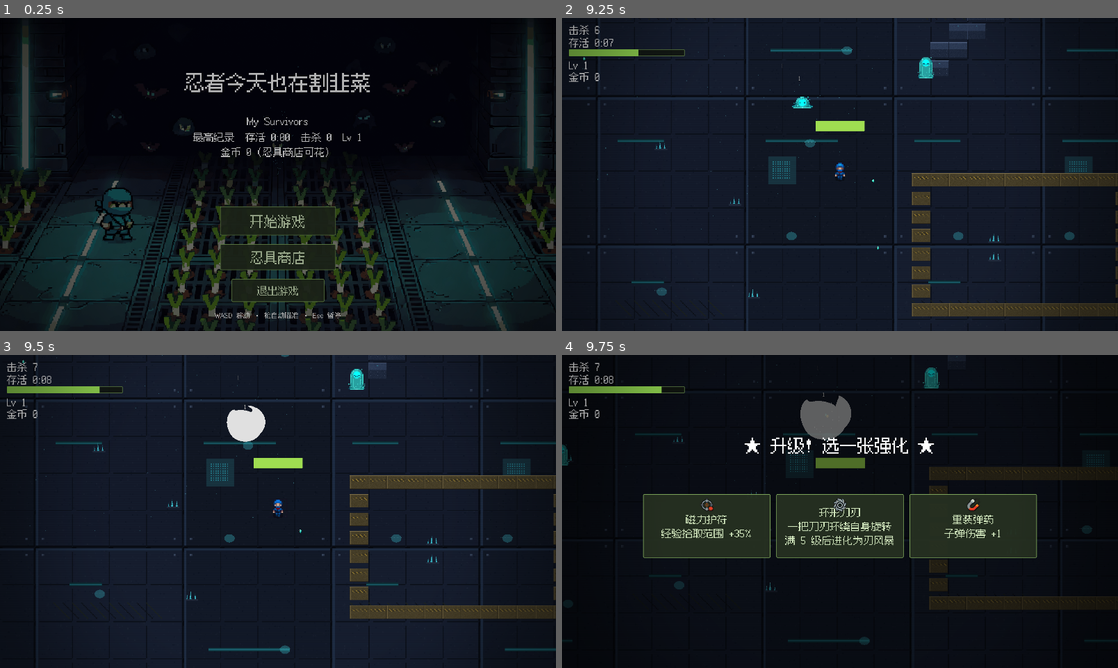
Above: before the commit, frames 1-4 (two rows, left to right).
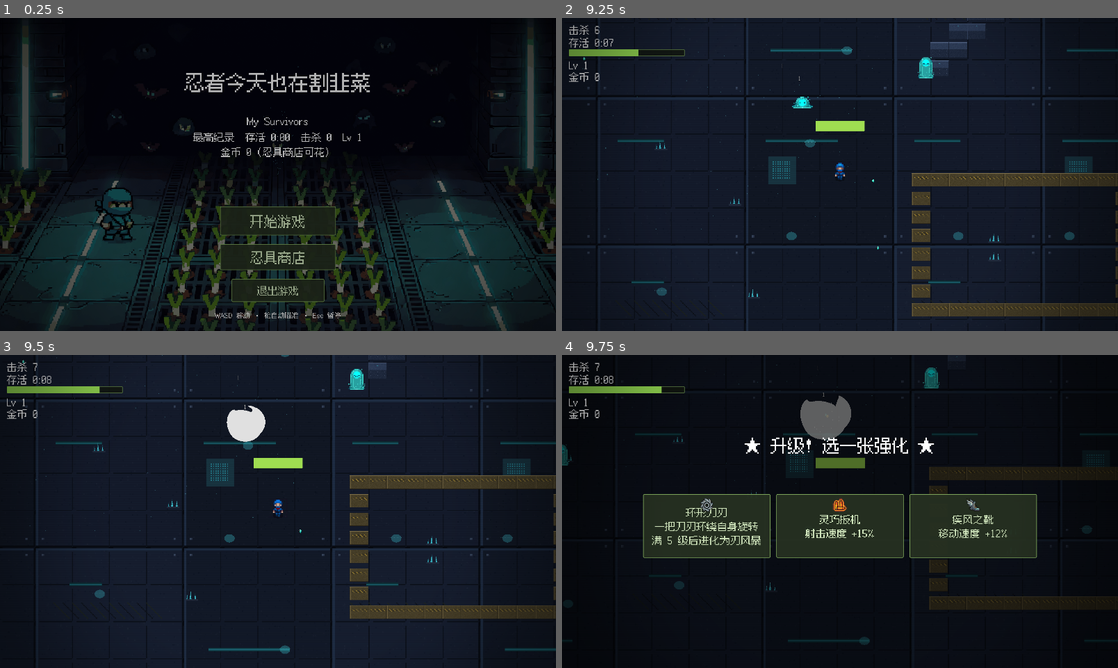
Above: after the commit, the same moments.

Repository: dkvkvk/my-survivors
Game: Godot game, scene res://main_menu.tscn
Two runs of this game, one before a commit and one after it. Both use one fixed random seed, a clock stepped at 60 frames per second and the inputs below. Sound files missing from this copy of the repository are replaced by a short silence.
Inputs:
- Up to frame 1 (0.25 s): no input
- Up to frame 2 (9.25 s): click "开始游戏" at 0.5 s; tap Enter at 1.25 s; hold D (move_right) 1.28-2.03 s; tap R every 0.75 s from 1.35 to 8.85 s; hold S (move_down) 2.03-2.78 s; hold D (move_right) 2.78-3.53 s; hold W (move_up) 3.53-4.28 s; hold A (move_left) 4.28-5.78 s; hold S (move_down) 5.78-6.53 s; hold D (move_right) 6.53-7.28 s; hold W (move_up) 7.28-8.03 s; hold D (move_right) 8.03-8.78 s; hold S (move_down) from 8.78 s (still down)
- Up to frame 3 (9.5 s): keep holding S (move_down)
- Up to frame 4 (9.75 s): release S (move_down) at 9.53 s; hold A (move_left) from 9.53 s (still down); tap R at 9.6 s

Frames 1-3 are identical in both runs. In frame 4, 1.7% of the frame differs, in the area x 16-81%, y 45-61%.

Commit message:
新增武器卡「链式闪电」：命中后在敌人间跳跃（P5）
玩法：任意一次命中（子弹/飞刀）作为触发源，从命中点开始，在 220px 内
依次跳向最近的敌人，逐跳伤害衰减，电弧纯代码绘制（不依赖美术素材）。
满 5 级后第 6 张同名卡进化为「雷神之怒」：跳跃 +2、衰减放缓。

实现：
- chain_lightning.gd/.tscn：新武器节点，挂在 Player 下（%ChainLightning）
  索敌走 get_tree().get_nodes_in_group("mobs")，mob.gd 加 mobs 分组
- balance.gd：CHAIN_* 与 CHAIN_EVOLVE_* 数值集中定义
- upgrades.gd：卡池加一行（第 9 张卡）
- player.gd：chain_level 字段 + apply_upgrade 分支 + _try_evolve 分支 + on_weapon_hit 入口
- bullet_2d.gd / orbit_blades.gd：命中时把事件喂给 on_weapon_hit（无此卡时空操作）

视觉：四层叠绘（柔光→中光→青色电芯→近白芯）+ 每跳落点爆闪，
段数与抖动随距离变化，做出电的毛刺感。

验证：
- headless 运行时 SCRIPT ERROR 0
- 断言测试：level5 进化后 5 跳、索敌 4/5 只怪均命中，伤害 5→2→1→1→1（符合衰减公式）
- viewport 截图确认电弧渲染正常

文档：新增 ART_PROMPTS.md（待生成素材的逐张提示词）与 ROADMAP.md（分批路线图）

Diff:
--- a/balance.gd
+++ b/balance.gd
@@ -72,6 +72,18 @@
 # 分裂弹头（U6）：手枪额外弹丸围绕瞄准方向的散射间隔
 const BULLET_SPREAD_DEG := 12.0
 
+# 链式闪电（P5）：命中敌人后在附近敌人之间跳跃，逐跳衰减。
+# 触发源是"任何一次命中"（子弹/飞刀），所以它吃现有武器的频率，不单独占一个开火节奏。
+const CHAIN_TRIGGER_CD := 0.25  # 触发冷却，防止连发时每颗子弹都拉一次电弧
+const CHAIN_RANGE := 220.0  # 跳向下一只敌人的最大距离
+const CHAIN_BASE_JUMPS := 2  # 1 级时跳跃次数
+const CHAIN_JUMP_STEP := 1  # 每升 1 级的跳跃次数增量
+const CHAIN_BASE_DAMAGE := 1  # 第一跳伤害
+const CHAIN_DAMAGE_STEP := 1  # 每升 1 级的伤害增量
+const CHAIN_FALLOFF := 0.5  # 每跳伤害衰减比例（0.5 = 每跳减半）
+const CHAIN_LINE_LIFE := 0.18  # 电弧残留时间（秒）
+const CHAIN_LINE_JITTER := 9.0  # 电弧抖动幅度（像素）
+
 # 武器进化（P3）：同名武器卡抽满 EVOLVE_LEVEL 级后，再来一张触发进化。
 # 进化后该卡从三选一卡池移除。
 const EVOLVE_LEVEL := 5
@@ -85,6 +97,9 @@
 # 分裂弹头 → 手里剑大师
 const GUN_EVOLVE_EXTRA_BULLETS := 2
 const GUN_EVOLVE_FIRE_RATE_MULT := 1.2
+# 链式闪电 → 雷神之怒
+const CHAIN_EVOLVE_EXTRA_JUMPS := 2  # 跳跃次数 +2
+const CHAIN_EVOLVE_FALLOFF := 0.3  # 衰减放缓（0.3 = 每跳只减三成）
 
 # 首领（P4）：每 BOSS_INTERVAL 秒来袭一只，血量按来过几只递增。
 # 三段循环 AI：追击 3s → 蓄力 0.7s（闪白预示）→ 冲锋 0.8s（3.2 倍速直线）。
--- a/bullet_2d.gd
+++ b/bullet_2d.gd
@@ -6,6 +6,8 @@
 var travelled_distance = 0
 var damage := 1  # 由枪在生成时写入，吃升级加成
 var _star: Sprite2D
+
+@onready var player: CharacterBody2D = get_node("/root/Game/Player")
 
 
 func _ready():
@@ -34,3 +36,5 @@
 		# 沿弹道方向击退
 		var kb := Vector2.RIGHT.rotated(rotation) * Balance.KNOCKBACK_BULLET
 		body.call_deferred("take_damage", damage, kb)
+		# 命中事件喂给链式闪电（没这张卡时是空操作）
+		player.call_deferred("on_weapon_hit", body.global_position)
--- /dev/null
+++ b/chain_lightning.gd
@@ -0,0 +1,131 @@
+extends Node2D
+
+## 链式闪电（P5）：任意一次命中（子弹/飞刀）作为触发源，
+## 从命中点开始，在 CHAIN_RANGE 内依次跳向最近的敌人，逐跳衰减。
+## 电弧纯代码绘制（锯齿折线），不依赖美术素材；数值见 balance.gd 的 CHAIN_*。
+
+
+var level := 0
+var evolved := false  # 雷神之怒形态
+var _cooldown := 0.0
+var _lines: Array = []  # 每段电弧：{"from":Vector2, "to":Vector2, "points":PackedVector2Array, "life":float}
+
+
+## 抽到"链式闪电"卡时由 player.gd 调用；level 从 1 开始
+func configure(p_level: int) -> void:
+	level = p_level
+
+
+## 进化：雷神之怒——跳跃次数增加、伤害衰减放缓
+func evolve() -> void:
+	if evolved:
+		return
+	evolved = true
+	Juice.pop(self, 1.6, 0.4)
+
+
+## 命中触发入口（由 bullet_2d / orbit_blades 调用）
+func on_hit(pos: Vector2) -> void:
+	if level <= 0 or _cooldown > 0.0:
+		return
+	_cooldown = Balance.CHAIN_TRIGGER_CD
+	_strike(pos)
+
+
+func _strike(origin: Vector2) -> void:
+	var jumps: int = Balance.CHAIN_BASE_JUMPS + Balance.CHAIN_JUMP_STEP * (level - 1)
+	var falloff: float = Balance.CHAIN_FALLOFF
+	if evolved:
+		jumps += Balance.CHAIN_EVOLVE_EXTRA_JUMPS
+		falloff = Balance.CHAIN_EVOLVE_FALLOFF
+
+	var damage: float = float(Balance.CHAIN_BASE_DAMAGE + Balance.CHAIN_DAMAGE_STEP * (level - 1))
+	var hit_ids := {}
+	var from := origin
+
+	for i in jumps:
+		var target := _nearest_mob(from, hit_ids)
+		if target == null:
+			break
+		hit_ids[target.get_instance_id()] = true
+		var to: Vector2 = target.global_position
+		_add_arc(from, to)
+		target.call_deferred("take_damage", int(round(damage)))
+		from = to
+		damage *= falloff
+		# 至少保留 1 点伤害，避免高跳数时变成 0
+		damage = maxf(damage, 1.0)
+
+
+## 在 from 周围 CHAIN_RANGE 内找最近的、还没被这条链打过的敌人
+func _nearest_mob(from: Vector2, exclude: Dictionary) -> Node2D:
+	var best: Node2D = null
+	var best_dist := Balance.CHAIN_RANGE
+	for mob in get_tree().get_nodes_in_group("mobs"):
+		if not is_instance_valid(mob) or not (mob is Node2D):
+			continue
+		if exclude.has(mob.get_instance_id()):
+			continue
+		if not mob.has_method("take_damage"):
+			continue
+		var d: float = from.distance_to(mob.global_position)
+		if d < best_dist:
+			best_dist = d
+			best = mob
+	return best
+
+
+func _add_arc(from: Vector2, to: Vector2) -> void:
+	_lines.append({
+		"from": from,
+		"to": to,
+		"points": _jagged(from, to),
+		"life": Balance.CHAIN_LINE_LIFE,
+	})
+	queue_redraw()
+
+
+## 生成一条锯齿折线：把直线均分成若干段，中间点做垂直方向抖动
+func _jagged(from: Vector2, to: Vector2) -> PackedVector2Array:
+	var pts := PackedVector2Array()
+	var dir := to - from
+	var dist := dir.length()
+	var perp := Vector2(-dir.y, dir.x).normalized()
+	# 段数随距离增加，长弧抖得更多；每段振幅随机，做出电的"毛刺"感
+	var segs: int = clampi(int(dist / 26.0), 4, 12)
+	for i in segs + 1:
+		var t := float(i) / float(segs)
+		var p := from.lerp(to, t)
+		if i > 0 and i < segs:
+			var amp: float = Balance.CHAIN_LINE_JITTER * randf_range(0.35, 1.0)
+			p += perp * randf_range(-amp, amp)
+		pts.append(p)
+	return pts
+
+
+func _process(delta: float) -> void:
+	_cooldown = maxf(0.0, _cooldown - delta)
+	if _lines.is_empty():
+		return
+	var alive: Array = []
+	for arc in _lines:
+		arc["life"] -= delta
+		if arc["life"] > 0.0:
+			alive.append(arc)
+	_lines = alive
+	queue_redraw()
+
+
+func _draw() -> void:
+	for arc in _lines:
+		var a: float = clampf(arc["life"] / Balance.CHAIN_LINE_LIFE, 0.0, 1.0)
+		var pts: PackedVector2Array = arc["points"]
+		# 由外到内叠四层：柔光 → 中光 → 青色电芯 → 近白芯，做出"电"的辉光层次
+		draw_polyline(pts, Color(0.20, 0.55, 1.0, a * 0.20), 26.0, true)
+		draw_polyline(pts, Color(0.30, 0.78, 1.0, a * 0.42), 15.0, true)
+		draw_polyline(pts, Color(0.62, 0.95, 1.0, a * 0.95), 7.0, true)
+		draw_polyline(pts, Color(1.0, 1.0, 1.0, a), 3.0, true)
+		# 落点爆闪，强调"打到这只怪"
+		draw_circle(arc["to"], 14.0 * a + 3.0, Color(0.55, 0.90, 1.0, a * 0.35))
+		draw_circle(arc["to"], 8.0 * a + 2.0, Color(0.80, 0.97, 1.0, a * 0.65))
+		draw_circle(arc["to"], 4.0 * a + 1.0, Color(1.0, 1.0, 1.0, a))
--- /dev/null
+++ b/chain_lightning.tscn
@@ -0,0 +1,6 @@
+[gd_scene format=3]
+
+[ext_resource type="Script" path="res://chain_lightning.gd" id="1_chain"]
+
+[node name="ChainLightning" type="Node2D"]
+script = ExtResource("1_chain")
--- a/mob.gd
+++ b/mob.gd
@@ -24,6 +24,8 @@
 
 
 func _ready():
+	# 供链式闪电等 AoE 武器快速索敌
+	add_to_group("mobs")
 	%Slime.play_walk()
 
 
--- a/orbit_blades.gd
+++ b/orbit_blades.gd
@@ -93,3 +93,5 @@
 	# 从玩家中心向外击退
 	var kb: Vector2 = (body.global_position - global_position).normalized() * Balance.KNOCKBACK_BLADE
 	body.call_deferred("take_damage", damage, kb)
+	# 命中事件喂给链式闪电（没这张卡时是空操作）
+	get_parent().call_deferred("on_weapon_hit", body.global_position)
--- a/player.gd
+++ b/player.gd
@@ -15,10 +15,11 @@
 var bullet_damage := 1
 var pickup_radius := Balance.PICKUP_RADIUS
 
-# 武器卡（U6）：环形刀刃数量 / 灼热光环等级 / 手枪额外弹丸
+# 武器卡（U6）：环形刀刃数量 / 灼热光环等级 / 手枪额外弹丸 / 链式闪电等级
 var orbit_blade_count := 0
 var aura_level := 0
 var extra_bullets := 0
+var chain_level := 0
 # 武器进化（P3）：同名卡抽满 5 级后第 6 张触发进化，进化后从卡池移除
 var evolved_weapons := {}
 
@@ -114,6 +115,12 @@
 				$Gun.evolve()
 			else:
 				extra_bullets += 1
+		"chain_lightning":
+			if _try_evolve("chain_lightning"):
+				%ChainLightning.evolve()
+			else:
+				chain_level += 1
+				%ChainLightning.configure(chain_level)
 	%HealthBar.value = health
 
 
@@ -127,6 +134,8 @@
 			count = aura_level
 		"split_shot":
 			count = extra_bullets
+		"chain_lightning":
+			count = chain_level
 	if count >= Balance.EVOLVE_LEVEL and not evolved_weapons.has(id):
 		evolved_weapons[id] = true
 		Audio.play("res://sounds/pickup.wav", false, 2.0, 0.4)
@@ -138,3 +147,9 @@
 ## 卡池过滤：已进化的武器卡不再出现（供 level_up_ui 调用）
 func is_card_unavailable(id: String) -> bool:
 	return evolved_weapons.has(id)
+
+
+## 任意武器命中敌人时调用（bullet_2d / orbit_blades），
+## 由链式闪电自己判断等级与冷却——没有这张卡时这里等于空操作。
+func on_weapon_hit(pos: Vector2) -> void:
+	%ChainLightning.on_hit(pos)
--- a/player.tscn
+++ b/player.tscn
@@ -5,6 +5,7 @@
 [ext_resource type="PackedScene" path="res://hero.tscn" id="4_hero"]
 [ext_resource type="PackedScene" path="res://orbit_blades.tscn" id="4_orbit"]
 [ext_resource type="PackedScene" path="res://aura.tscn" id="5_aura"]
+[ext_resource type="PackedScene" path="res://chain_lightning.tscn" id="6_chain"]
 
 [sub_resource type="RectangleShape2D" id="RectangleShape2D_csncd"]
 size = Vector2(36, 22)
@@ -40,6 +41,10 @@
 unique_name_in_owner = true
 z_index = 5
 
+[node name="ChainLightning" parent="." instance=ExtResource("6_chain")]
+unique_name_in_owner = true
+z_index = 6
+
 [node name="HurtBox" type="Area2D" parent="." unique_id=698633368]
 unique_name_in_owner = true
 collision_layer = 0
--- a/upgrades.gd
+++ b/upgrades.gd
@@ -12,4 +12,5 @@
 	{"id": "orbit_blade", "icon": "res://assets/ui/card_orbit_blade.png", "name": "环形刀刃", "desc": "一把刀刃环绕自身旋转\n满 5 级后进化为刃风暴"},
 	{"id": "aura", "icon": "res://assets/ui/card_aura.png", "name": "灼热光环", "desc": "周期灼烧周围敌人\n满 5 级后进化为烈日领域"},
 	{"id": "split_shot", "icon": "res://assets/ui/card_split_shot.png", "name": "分裂弹头", "desc": "手枪额外一发扇形散射\n满 5 级后进化为手里剑大师"},
+	{"id": "chain_lightning", "icon": "res://assets/ui/card_chain_lightning.png", "name": "链式闪电", "desc": "命中后在敌人之间跳跃\n逐跳衰减，满 5 级后进化为雷神之怒"},
 ]
Not shown, added: _msg.txt
Not shown, added: chain_lightning.gd.uid
Not shown, added: ART_PROMPTS.md
Not shown, added: ROADMAP.md
